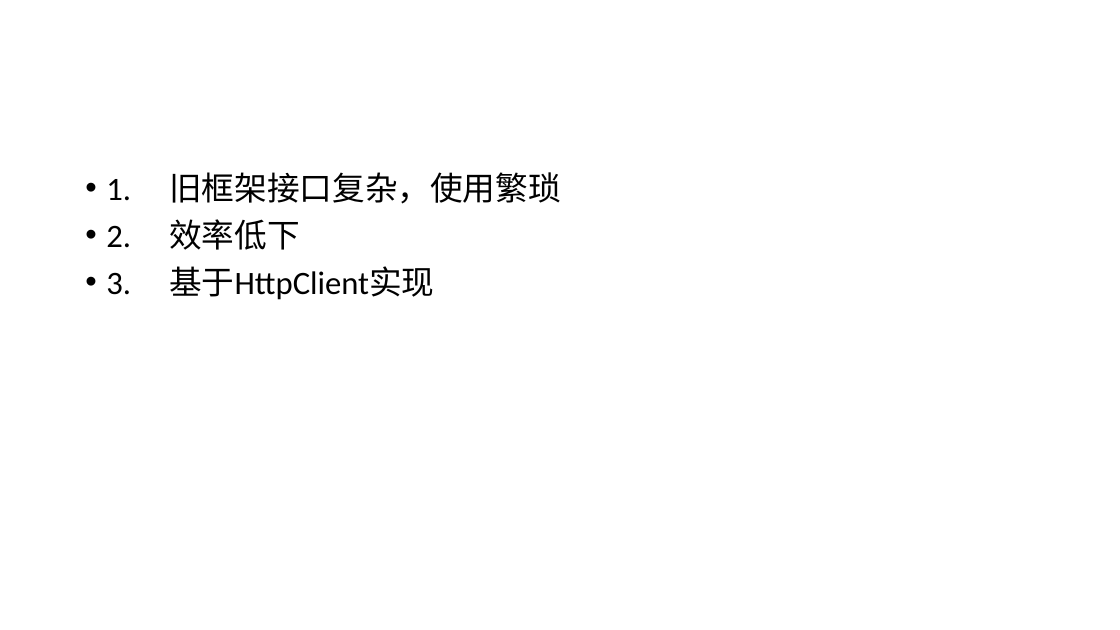
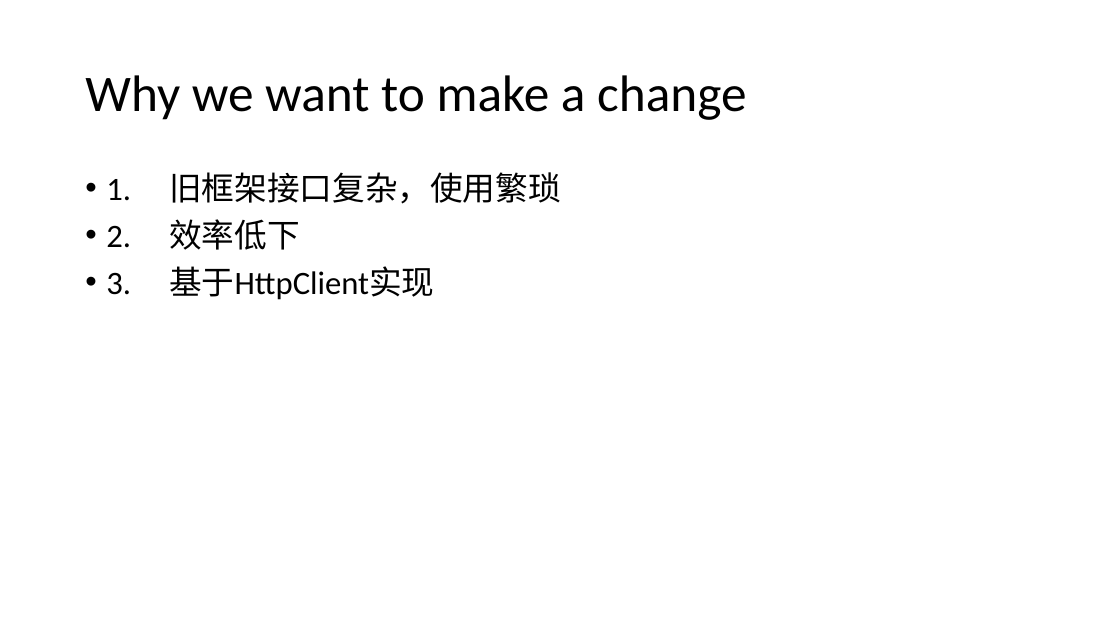
Before and after one commit to daisongsong1991/ppt, a slide deck: slide 3 of net_ppt.pptx (slide 2 before the commit). Drawn at 1120x630 pixels with LibreOffice and Linux fonts; fonts in the diff are those of the drawing. Boxes give left, top, right and bottom in pixels: in the first picture for what was removed or moved away, otherwise in the second. Text is boxed around its words. In the diff, an @@ line names an element or a change of style, - is before the commit and + after.

```diff
--- a/net_ppt.pptx
+++ b/net_ppt.pptx
@@ title added at (85, 75, 746, 120), 44 pt, text #000000 @@
+Why we want to make a change
```
Also in this commit, not shown: 4 other slides changed, 6 slides added, 3 slides removed, 4 other files.
